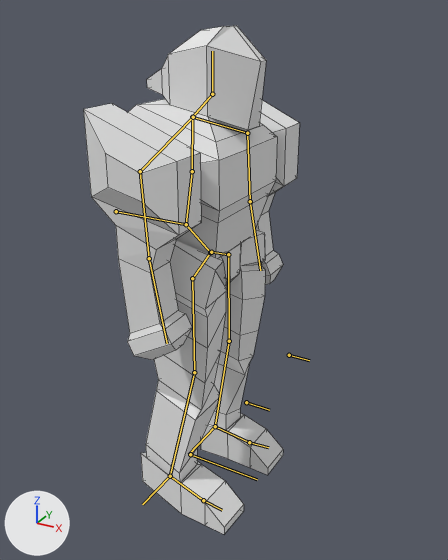
The Blender file Assets/Models/PlayerCharacter/PlayerCharacter.blend: old version first, new version second.
Both versions are drawn from a 50 mm lens placed at (4.1, -6.89, 6.79), pointed at (0.4, -0.17, 3.43). Lighting does not change. The marker at lower left points along +X, +Y and +Z. The bones that bend it are drawn over the model as lines. Mesh edges are drawn as thin lines.

Objects in the first picture: 'PlayerCharacter'.
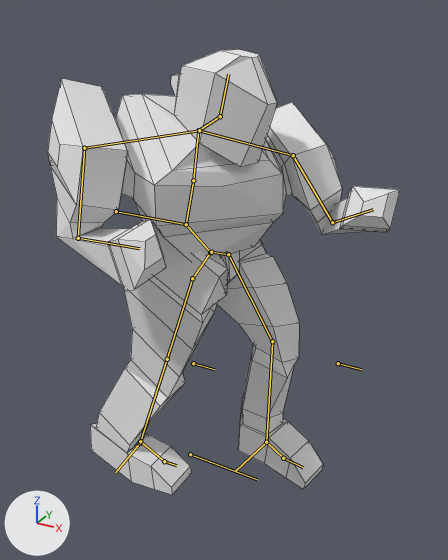
The newer file adds an action. The first version stands in its rest pose; the second is drawn at frame 1 of the action 'Idle'.

Where the change shows, as pixel boxes [x1, y1, x2, y2] in the pictures (448 x 560 px):
'PlayerCharacter', posed (62% wider, 12% shorter)
    before: [83, 26, 300, 534]
    after: [48, 49, 400, 495]
bone 'Leg.ik.r', root to tip
    before: (170, 476) to (142, 504)
    after: (140, 443) to (115, 472)
bone 'Leg.ik.l', root to tip
    before: (215, 426) to (188, 454)
    after: (266, 442) to (235, 471)
bone 'Stomach', root to tip
    before: (186, 224) to (192, 171)
    after: (186, 224) to (193, 180)
bone 'Neck', root to tip
    before: (192, 117) to (212, 94)
    after: (198, 130) to (220, 116)
bone 'UpperArm.l', root to tip
    before: (247, 133) to (250, 201)
    after: (293, 155) to (332, 222)
bone 'LowerArm.l', root to tip
    before: (250, 201) to (260, 270)
    after: (332, 222) to (373, 209)
bone 'Collarbone.r', root to tip
    before: (193, 117) to (140, 171)
    after: (199, 130) to (84, 148)
bone 'UpperArm.r', root to tip
    before: (140, 171) to (149, 258)
    after: (84, 148) to (78, 238)
bone 'LowerArm.r', root to tip
    before: (149, 258) to (167, 343)
    after: (78, 238) to (139, 248)
bone 'Foot.r', root to tip
    before: (170, 476) to (203, 500)
    after: (140, 441) to (164, 461)
bone 'Foot.l', root to tip
    before: (215, 426) to (249, 442)
    after: (266, 442) to (283, 458)

What the commit changed:
Bone 'Leg.ik.r' (bone_leg_ik_r) moves from (0.0, 0.0, 0.0) to (-0.9, 0.33, 0.0).
Bone 'Leg.ik.l' (bone_leg_ik_l) moves from (0.0, 0.0, 0.0) to (0.57, -0.65, 0.0).
Bone 'Stomach' (bone_stomach) turns from (0, 0, 0) to (18, -33, -21) degrees about its own x, y and z.
Bone 'Neck' (bone_neck) turns from (0, 0, 0) to (-19, 10, -2) degrees about its own x, y and z.
Bone 'UpperArm.l' (bone_upperarm_l) turns from (0, 0, 0) to (22, 12, -36) degrees about its own x, y and z.
Bone 'LowerArm.l' (bone_lowerarm_l) turns from (0, 0, 0) to (7, 41, -78) degrees about its own x, y and z.
Bone 'Collarbone.r' (bone_collarbone_r) turns from (0, 0, 0) to (-14, -15, 3) degrees about its own x, y and z.
Bone 'UpperArm.r' (bone_upperarm_r) turns from (0, 0, 0) to (-1, 2, -42) degrees about its own x, y and z.
Bone 'LowerArm.r' (bone_lowerarm_r) turns from (0, 0, 0) to (24, 27, -71) degrees about its own x, y and z.
Bone 'Foot.r' (bone_foot_r) turns from (0, 0, 0) to (22, 2, -6) degrees about its own x, y and z.
Bone 'Foot.l' (bone_foot_l) turns from (0, 0, 0) to (-8, 0, 1) degrees about its own x, y and z.
